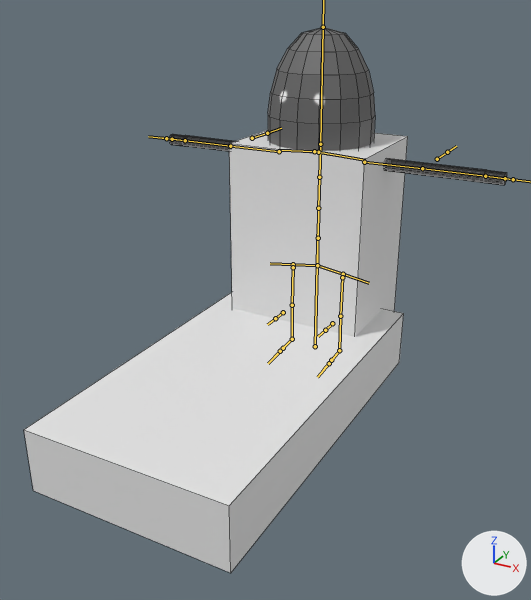
A saved change to the FBX model data/player/fbx/player.fbx.
Rendered twice from a 50 mm lens placed at (2.61, -5.71, 3.26), pointed at (0.16, -1.25, 1.03). The lights are fixed; the arrows at lower right show +X, +Y and +Z. The bones that bend it are drawn over the model as lines. Mesh edges are drawn as thin lines.

The first picture shows 'CollDown', 'CollSit', 'body'.
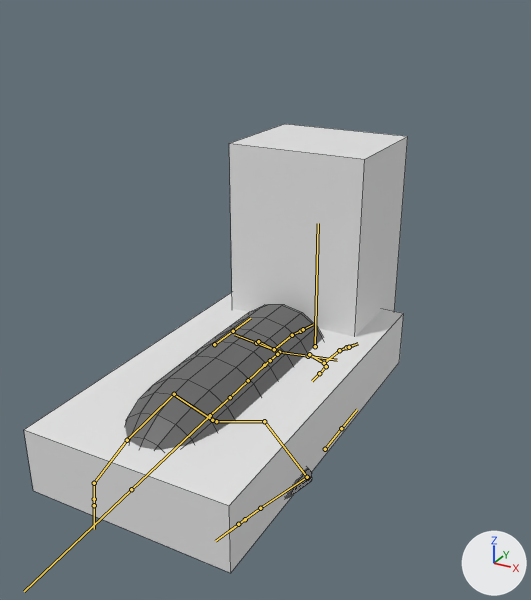
The newer file adds an action. The first version stands in its rest pose; the second is drawn at frame 181 of the action 'armature|05_death'.

What the commit changed:
Bone 'spine' (bone_spine) moves from (0.0, 0.0, 0.0) to (0.0, -0.547, 0.732).
Bone 'spine' (bone_spine) turns from (0, 0, 0) to (90, 0, 0) degrees about its own x, y and z.
Bone 'spine.002' (bone_spine_002) turns from (0, 0, 0) to (1, 0, 0) degrees about its own x, y and z.
Bone 'spine.003' (bone_spine_003) turns from (0, 0, 0) to (1, 0, 0) degrees about its own x, y and z.
Bone 'spine.004' (bone_spine_004) turns from (0, 0, 0) to (-1, 0, 0) degrees about its own x, y and z.
Bone 'upper_arm.L' (bone_upper_arm_l) turns from (0, 0, 0) to (80, -58, -58) degrees about its own x, y and z.
Bone 'forearm.L' (bone_forearm_l) turns from (0, 0, 0) to (87, -10, 9) degrees about its own x, y and z.
Bone 'hand.L' (bone_hand_l) turns from (0, 0, 0) to (-1, -14, -3) degrees about its own x, y and z.
Bone 'upper_arm.R' (bone_upper_arm_r) turns from (0, 0, 0) to (125, 65, 56) degrees about its own x, y and z.
Bone 'forearm.R' (bone_forearm_r) turns from (0, 0, 0) to (36, 4, -6) degrees about its own x, y and z.
Bone 'hand.R' (bone_hand_r) turns from (0, 0, 0) to (-43, -123, 57) degrees about its own x, y and z.
Bone 'thigh.L' (bone_thigh_l) turns from (0, 0, 0) to (-35, 0, -1) degrees about its own x, y and z.
Bone 'shin.L' (bone_shin_l) turns from (0, 0, 0) to (28, 0, 2) degrees about its own x, y and z.
Bone 'foot.L' (bone_foot_l) turns from (0, 0, 0) to (71, 15, -19) degrees about its own x, y and z.
Bone 'thigh.R' (bone_thigh_r) turns from (0, 0, 0) to (-35, 0, 1) degrees about its own x, y and z.
Bone 'shin.R' (bone_shin_r) turns from (0, 0, 0) to (33, 1, -2) degrees about its own x, y and z.
Bone 'foot.R' (bone_foot_r) turns from (0, 0, 0) to (71, -15, 19) degrees about its own x, y and z.

Pixel boxes (x1, y1, x2, y2) of what changed, in the pictures (531 x 600 px):
'body', posed: before (169, 27, 507, 185); after (125, 305, 323, 495)
bone 'spine', root to tip: before (317, 265) to (317, 249); after (279, 352) to (271, 359)
bone 'spine.002', root to tip: before (318, 208) to (319, 177); after (248, 380) to (230, 397)
bone 'spine.003', root to tip: before (319, 177) to (320, 147); after (230, 397) to (212, 413)
bone 'spine.004', root to tip: before (320, 144) to (323, 27); after (210, 415) to (131, 489)
bone 'upper_arm.L', root to tip: before (364, 162) to (422, 168); after (264, 421) to (307, 477)
bone 'forearm.L', root to tip: before (422, 168) to (485, 176); after (307, 477) to (260, 508)
bone 'hand.L', root to tip: before (485, 176) to (505, 178); after (260, 508) to (245, 519)
bone 'upper_arm.R', root to tip: before (279, 151) to (230, 146); after (174, 394) to (127, 440)
bone 'forearm.R', root to tip: before (230, 146) to (185, 140); after (127, 440) to (94, 483)
bone 'hand.R', root to tip: before (185, 140) to (172, 139); after (94, 483) to (94, 499)
bone 'thigh.L', root to tip: before (342, 277) to (340, 316); after (309, 354) to (324, 363)
bone 'shin.L', root to tip: before (340, 316) to (339, 350); after (324, 363) to (339, 350)
bone 'foot.L', root to tip: before (339, 350) to (331, 360); after (339, 350) to (346, 347)
bone 'thigh.R', root to tip: before (293, 267) to (292, 305); after (258, 341) to (274, 349)
bone 'shin.R', root to tip: before (292, 305) to (292, 339); after (274, 349) to (292, 335)
bone 'foot.R', root to tip: before (292, 339) to (283, 348); after (292, 335) to (300, 331)
